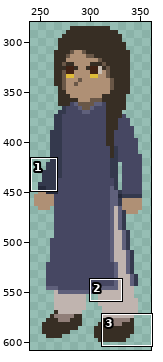
File history of a pixel-art file, Assets/Resources/Art/Sprites/PrayingGirl/Animations/PrayingGirl.ase. Above, an overview of the earlier version with the close-up marked.
Close-up. Before:
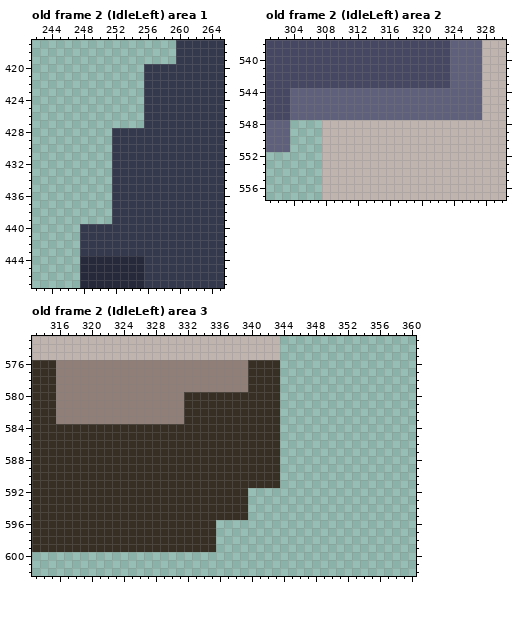
800x800 pixels, 5 frames. Colours within 5 levels of each other are drawn and written as one. Shown: old frame 2 (IdleLeft) area 1: x 242..265, y 417..447; old frame 2 (IdleLeft) area 2: x 301..330, y 538..557; old frame 2 (IdleLeft) area 3: x 313..360, y 573..602. The wide view leaves out empty margins. The commit also changed other frames or places, which this record leaves out.
After the commit:
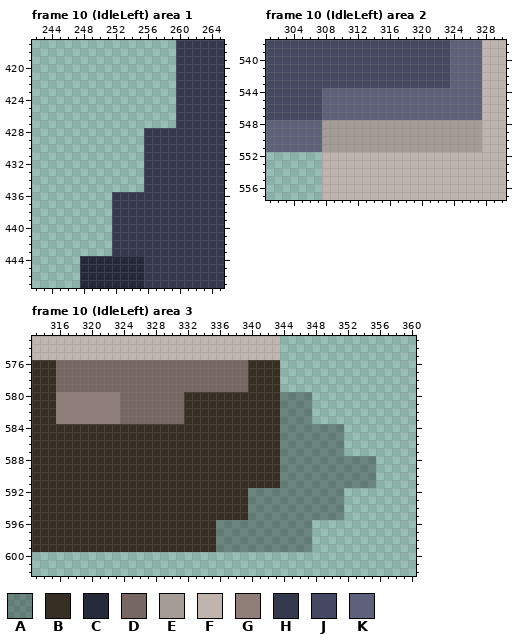
Palette (. is transparent): A #0000004d  B #372e24  C #25293a  D #776762  E #a69c96  F #c0b4af  G #907e78  H #34394d  J #464762  K #5f607b
A new or re-ordered frame is compared with the old frame closest to it.
Changes in this commit:
frames 5 -> 32
layer "Girl2 Idle Left/shadow" added
layer "Girl2 Idle Left/Girl2 Copy" added
layer "Layer 1" removed
Frame 10 (IdleLeft) area 1 is new; against old frame 2 (IdleLeft):
y 420..427: x 256..259 HHHH -> ....
y 428..435: x 252..255 HHHH -> ....
y 440..443: x 248..251 HHHH -> ....
Frame 10 (IdleLeft) area 2 is new; against old frame 2 (IdleLeft), layer "Girl2 Idle Left/Girl2 Copy":
y 544..547: x 304..307 KKKK -> JJJJ
y 548..551: x 304..327 ....FFFFFFFFFFFFFFFFFFFF -> KKKKEEEEEEEEEEEEEEEEEEEE
Frame 10 (IdleLeft) area 3 is new; against old frame 2 (IdleLeft), layers "Girl2 Idle Left/Girl2 Copy", "Girl2 Idle Left/shadow":
y 576..579: x 316..339 GGGGGGGGGGGGGGGGGGGGGGGG -> DDDDDDDDDDDDDDDDDDDDDDDD
y 580..583: x 324..331 GGGGGGGG -> DDDDDDDD; x 344..347 .... -> AAAA
y 584..587: x 344..351 ........ -> AAAAAAAA
y 588..591: x 344..355 ............ -> AAAAAAAAAAAA
y 592..595: x 340..351 ............ -> AAAAAAAAAAAA
y 596..599: x 336..347 ............ -> AAAAAAAAAAAA
Pixel boxes of the changes (left, top, right, bottom) in both close-ups:
erased: (80, 64, 176, 256)
changed: (290, 88, 482, 152)
changed: (56, 360, 376, 552)
